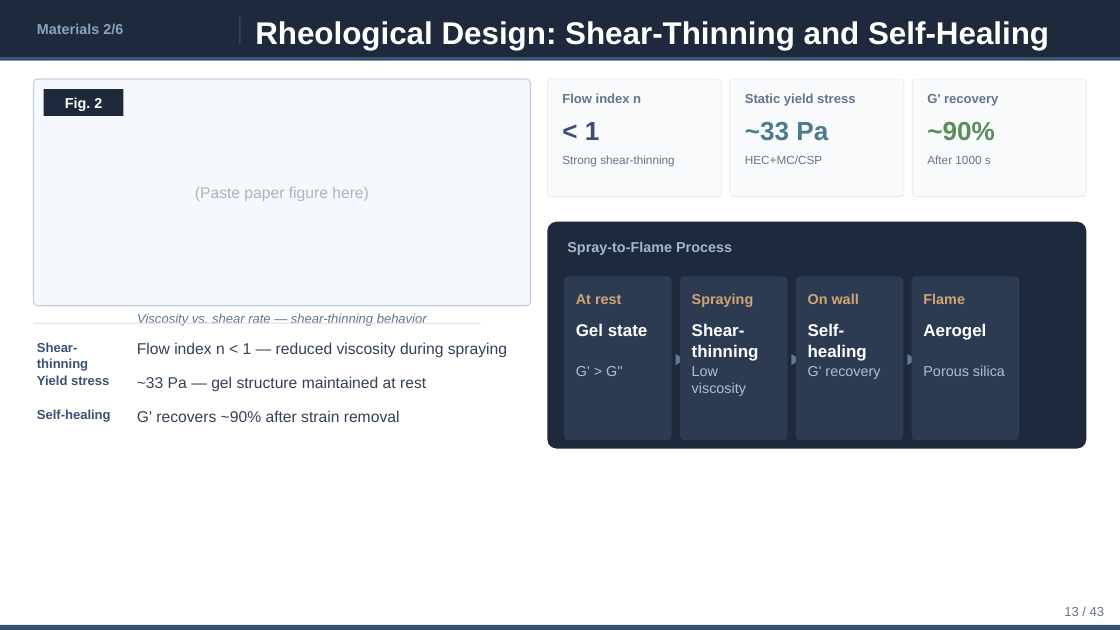
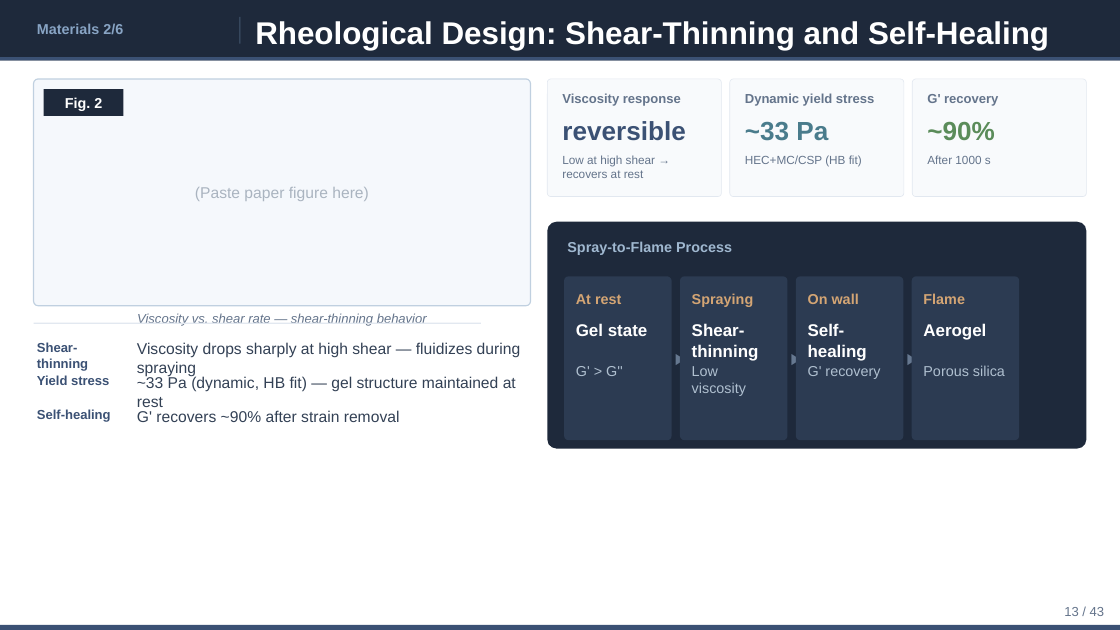
Before and after one commit to ytaisei0525-design/my-first-claude, a slide deck: slide 13 of slides_en.pptx. Drawn at 1120x630 pixels with LibreOffice and Linux fonts; fonts in the diff are those of the drawing. Boxes give left, top, right and bottom in pixels: in the first picture for what was removed or moved away, otherwise in the second. Text is boxed around its words. In the diff, an @@ line names an element or a change of style, - is before the commit and + after.

```diff
--- a/slides_en.pptx
+++ b/slides_en.pptx
@@ text at [562, 93, 681, 106]: text changed @@
-Flow index n
+Viscosity response
@@ text at [745, 93, 874, 106]: text changed @@
-Static yield stress
+Dynamic yield stress
@@ text at [562, 121, 685, 141]: text changed @@
-< 1
+reversible
@@ text at [562, 155, 655, 178]: text changed @@
-Strong shear-thinning
+Low at high shear → recovers at rest
@@ text at [745, 155, 862, 167]: text changed @@
-HEC+MC/CSP
+HEC+MC/CSP (HB fit)
@@ text at [137, 342, 521, 377]: text changed @@
-Flow index n < 1 — reduced viscosity during spraying
+Viscosity drops sharply at high shear — fluidizes during spraying
@@ text at [137, 375, 516, 407]: text changed @@
-~33 Pa — gel structure maintained at rest
+~33 Pa (dynamic, HB fit) — gel structure maintained at rest
```
Also in this commit, not shown: 5 other slides changed, 4 other files.
